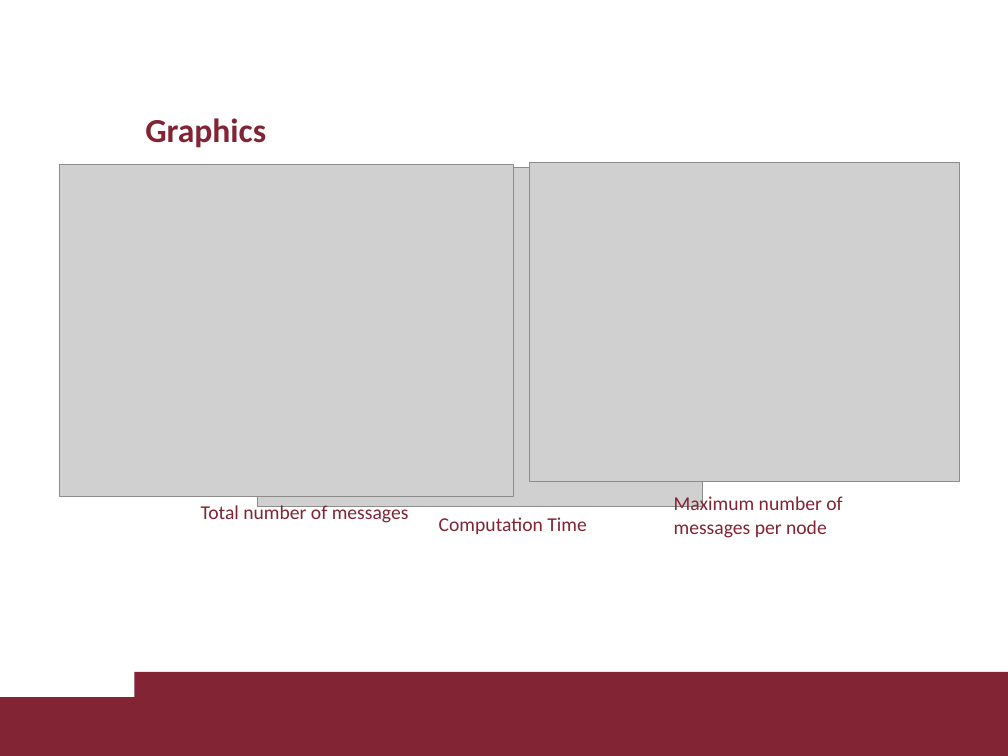
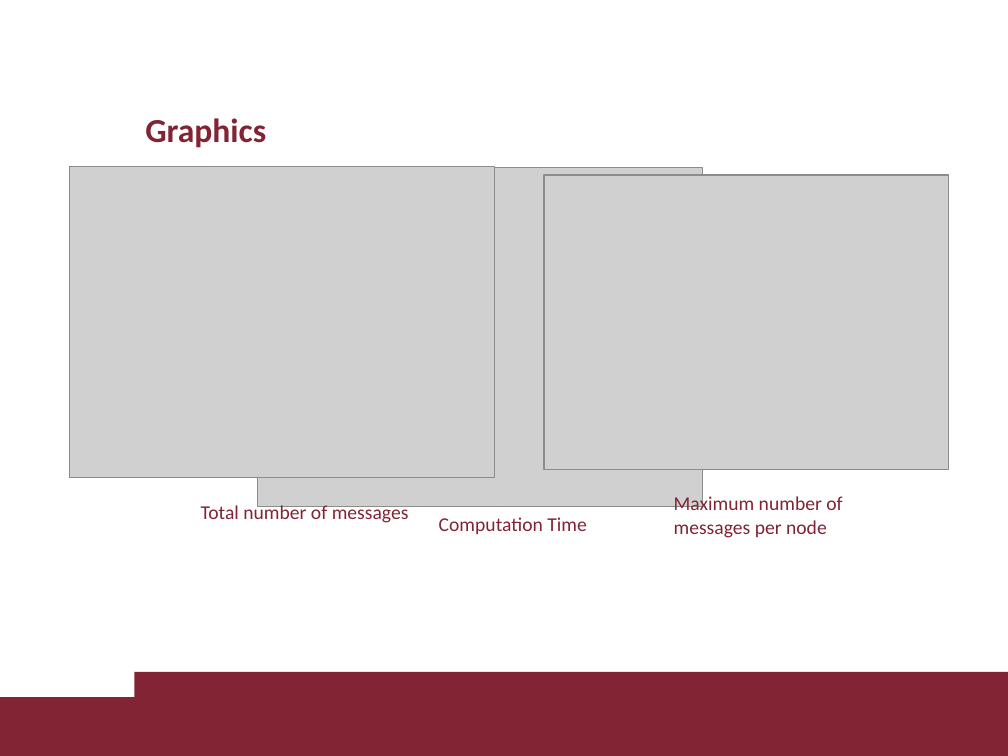
Before and after one commit to fed21/the-price-of-validity, a slide deck: slide 18 of dds_project_ppt.pptx. Drawn at 1008x756 pixels with LibreOffice and Linux fonts; fonts in the diff are those of the drawing; grey boxes stand for pictures; background and template pictures are left out. Boxes give left, top, right and bottom in pixels: in the first picture for what was removed or moved away, otherwise in the second. Text is boxed around its words. In the diff, an @@ line names an element or a change of style, - is before the commit and + after.

Commit message:
PPTX modified

```diff
--- a/dds_project_ppt.pptx
+++ b/dds_project_ppt.pptx
@@ picture: place and size @@
-picture at box(59, 165, 514, 497)
+picture at box(70, 167, 495, 478)
@@ picture: place and size @@
-picture at box(529, 162, 959, 481)
+picture at box(544, 175, 949, 470)
```
Also in this commit, not shown: 2 other slides changed.
